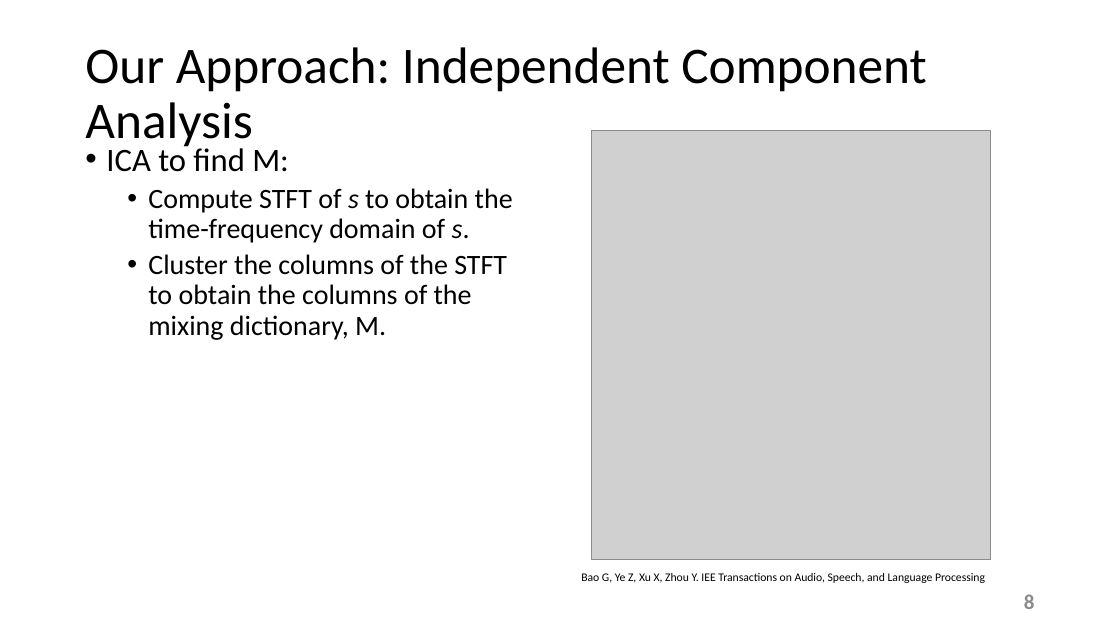
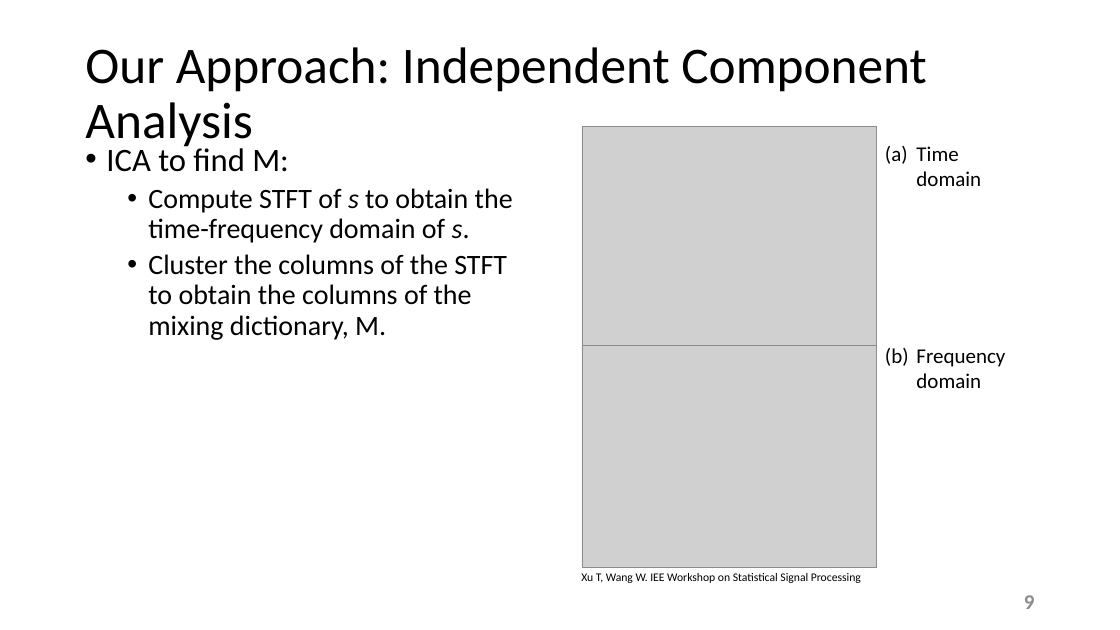
Before and after one commit to esaracin/compressive-sensing-cocktail-party-problem, a slide deck: slide 9 of slide/slides.pptx (slide 8 before the commit). Drawn at 1120x630 pixels with LibreOffice and Linux fonts; fonts in the diff are those of the drawing; grey boxes stand for pictures; background and template pictures are left out. Boxes give left, top, right and bottom in pixels: in the first picture for what was removed or moved away, otherwise in the second. Text is boxed around its words. In the diff, an @@ line names an element or a change of style, - is before the commit and + after.

Commit message:
Adds audio and edits to ppt

```diff
--- a/slide/slides.pptx
+++ b/slide/slides.pptx
@@ picture added at bbox=[582, 126, 877, 350] @@
@@ picture removed at bbox=[592, 130, 991, 560] @@
@@ text added at bbox=[916, 146, 1005, 388], 18 pt, text #000000 @@
+(a) Time domain
+(b) Frequency domain
@@ picture added at bbox=[582, 345, 877, 568] @@
@@ text at bbox=[581, 573, 861, 583]: text changed @@
-Bao G, Ye Z, Xu X, Zhou Y. IEE Transactions on Audio, Speech, and Language Processing
+Xu T, Wang W. IEE Workshop on Statistical Signal Processing
@@ page number at bbox=[1024, 595, 1035, 609]: text changed @@
-8
+9
```
Also in this commit, not shown: 4 other slides changed, 1 slide added, 1 other file.
